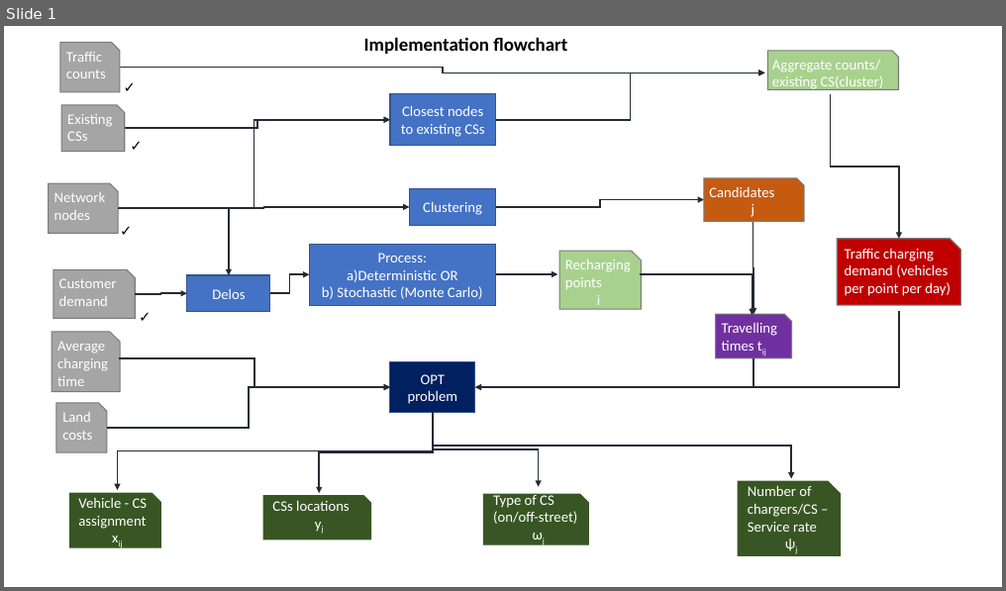
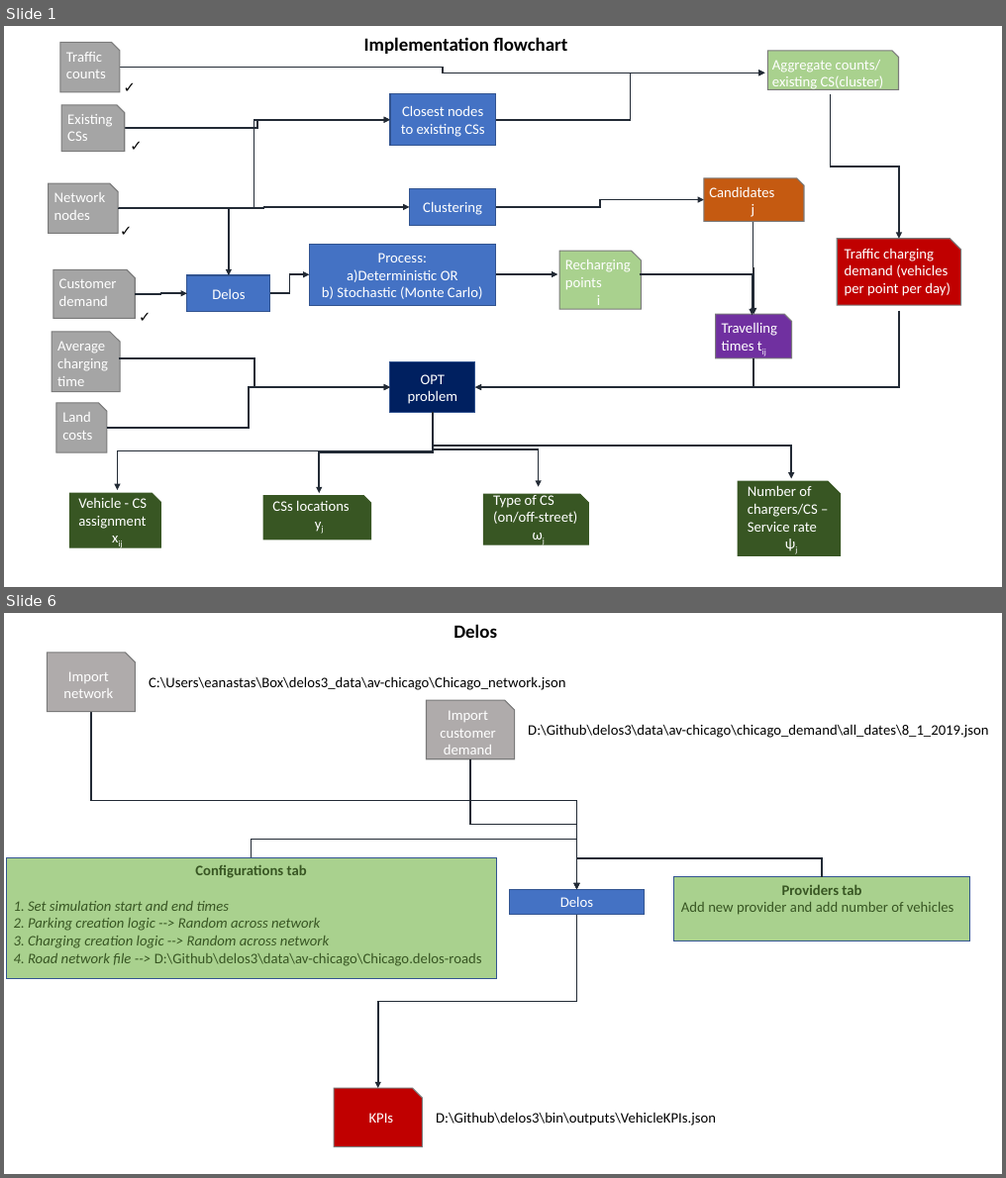
Before and after one commit to lefteran/EV-chargers, a slide deck: FLPv2/implementation flowchart.pptx. Shown one above the other, each under a label of ours: slide 1 before the commit, slides 1 and 6 after it; the slides between them are not shown. The pictures are 1006x591 and 1006x1178 pixels, drawn with LibreOffice and Linux fonts; fonts in the diff are those of the drawing. Boxes give left, top, right and bottom in pixels: in the first picture for what was removed or moved away, otherwise in the second. Text is boxed around its words. In the diff, an @@ line names an element or a change of style, - is before the commit and + after.

Commit message:
optimal solution using pulp - changes for the new version of Delos

```diff
--- a/FLPv2/implementation flowchart.pptx
+++ b/FLPv2/implementation flowchart.pptx
@@ slide 6 added at [4,613,1002,1174], background #FFFFFF @@
@@ text added at [453,624,497,638], 18 pt, text #000000, bold @@
+Delos
@@ snip rect added at [47,653,135,712], fill #AFABAB, outline #7A7A7A 1 pt, 14 pt, text #FFFFFF @@
+Import network
@@ text added at [149,676,566,690], 14 pt, text #000000 @@
+C:\Users\eanastas\Box\delos3_data\av-chicago\Chicago_network.json
@@ snip rect added at [426,700,515,760], fill #AFABAB, outline #7A7A7A 1 pt, 14 pt, text #FFFFFF @@
+Import customer demand
@@ elbow arrow added from (91, 712) to (576, 889), #222A35 1.5 pt @@
@@ text added at [528,724,988,738], 14 pt, text #000000 @@
+D:\Github\delos3\data\av-chicago\chicago_demand\all_dates\8_1_2019.json
@@ elbow arrow added from (470, 759) to (576, 889), #222A35 1.5 pt @@
@@ elbow arrow added from (252, 858) to (576, 889), #222A35 1.5 pt @@
@@ rectangle added at [6,858,497,978], fill #A9D18E, outline #325491 1 pt, 14 pt, text #385723, italic @@
+Configurations tab
+1. Set simulation start and end times
+2. Parking creation logic --> Random across network
+3. Charging creation logic --> Random across network
+4. Road network file --> D:\Github\delos3\data\av-chicago\Chicago.delos-roads
@@ elbow arrow added from (823, 877) to (576, 889), #222A35 1.5 pt @@
@@ rectangle added at [674,877,970,941], fill #A9D18E, outline #325491 1 pt, 14 pt, text #385723 @@
+Providers tab
+Add new provider and add number of vehicles
@@ rectangle added at [510,889,645,915], fill #4472C4, outline #325491 1 pt, 14 pt, text #FFFFFF @@
+Delos
@@ elbow arrow added from (576, 915) to (378, 1088), #222A35 1.5 pt @@
@@ snip rect added at [334,1088,423,1148], fill #C00000, outline #7A7A7A 1 pt @@
@@ text added at [369,1113,394,1123], 14 pt, text #FFFFFF @@
+KPIs
@@ text added at [436,1112,716,1126], 14 pt, text #000000 @@
+D:\Github\delos3\bin\outputs\VehicleKPIs.json
```
Also in this commit, not shown: 4 slides changed, 2 other slides added, 8 other files.
